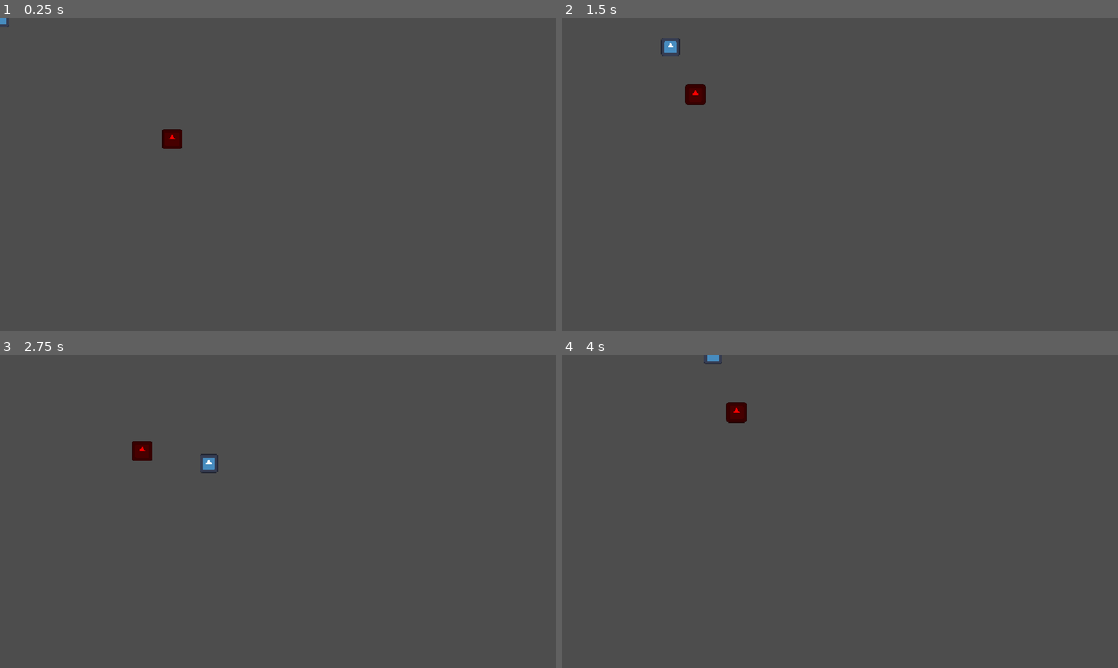
Above: before the commit, frames 1-4 (two rows, left to right).
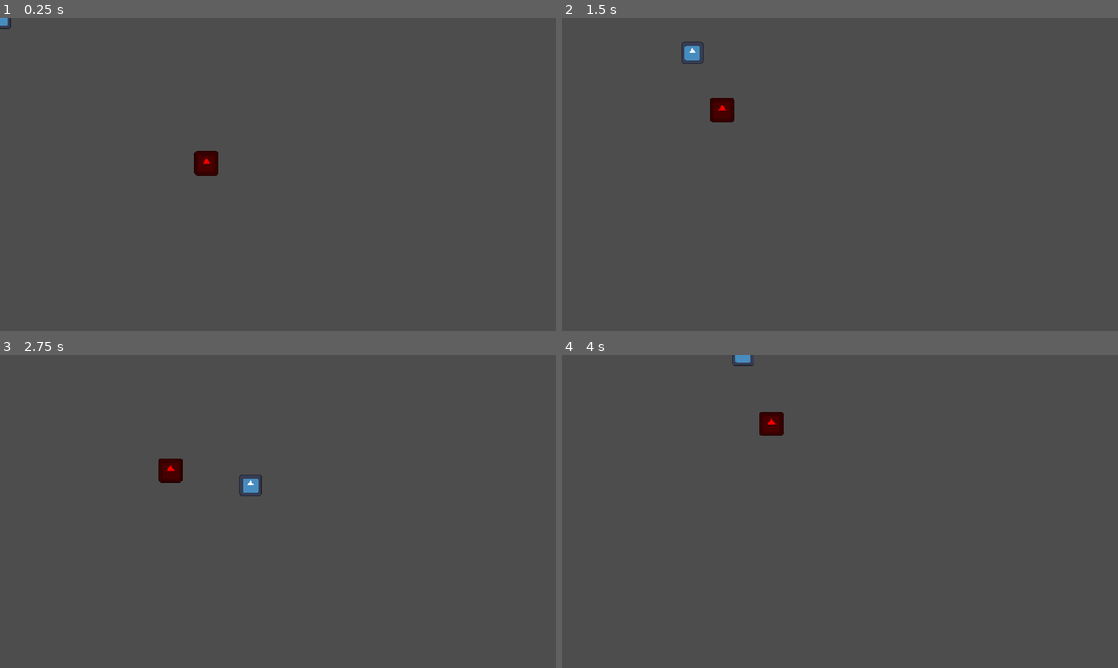
Above: after the commit, the same moments.

Repository: butteredsaltedtoast/haven-game
Game: Godot game, scene res://levels/main.tscn
Two runs of this game, one before a commit and one after it. Both use one fixed random seed, a clock stepped at 60 frames per second and the inputs below. The engine's default icon, where the game draws it, is replaced by a stand-in: a white triangle on a blue panel in a dark square.
Inputs:
- Up to frame 1 (0.25 s): no input
- Up to frame 2 (1.5 s): hold D (right) 0.53-1.28 s; hold S (down) from 1.28 s (still down)
- Up to frame 3 (2.75 s): release S (down) at 2.03 s; hold D (right) from 2.03 s (still down)
- Up to frame 4 (4 s): release D (right) at 2.78 s; hold W (up) 2.78-3.53 s; hold A (left) from 3.53 s (still down)

The runs differ from the first frame. In frame 1, 0.6% of the frame differs, in the area x 0-40%, y 0-51%; in frame 2, 0.9%, in the area x 17-31%, y 6-34%; in frame 3, 0.8%; in frame 4, 0.7%.

Commit message:
change viewport w/h

Diff:
--- a/levels/main.tscn
+++ b/levels/main.tscn
@@ -14,3 +14,4 @@
 [node name="Room" parent="." unique_id=563525661 instance=ExtResource("2_wdj6m")]
 
 [node name="Camera2D" type="Camera2D" parent="." unique_id=456058448]
+process_callback = 0
--- a/project.godot
+++ b/project.godot
@@ -21,6 +21,8 @@
 
 [display]
 
+window/size/viewport_width=960
+window/size/viewport_height=540
 window/stretch/mode="canvas_items"
 window/stretch/aspect="expand"
 
